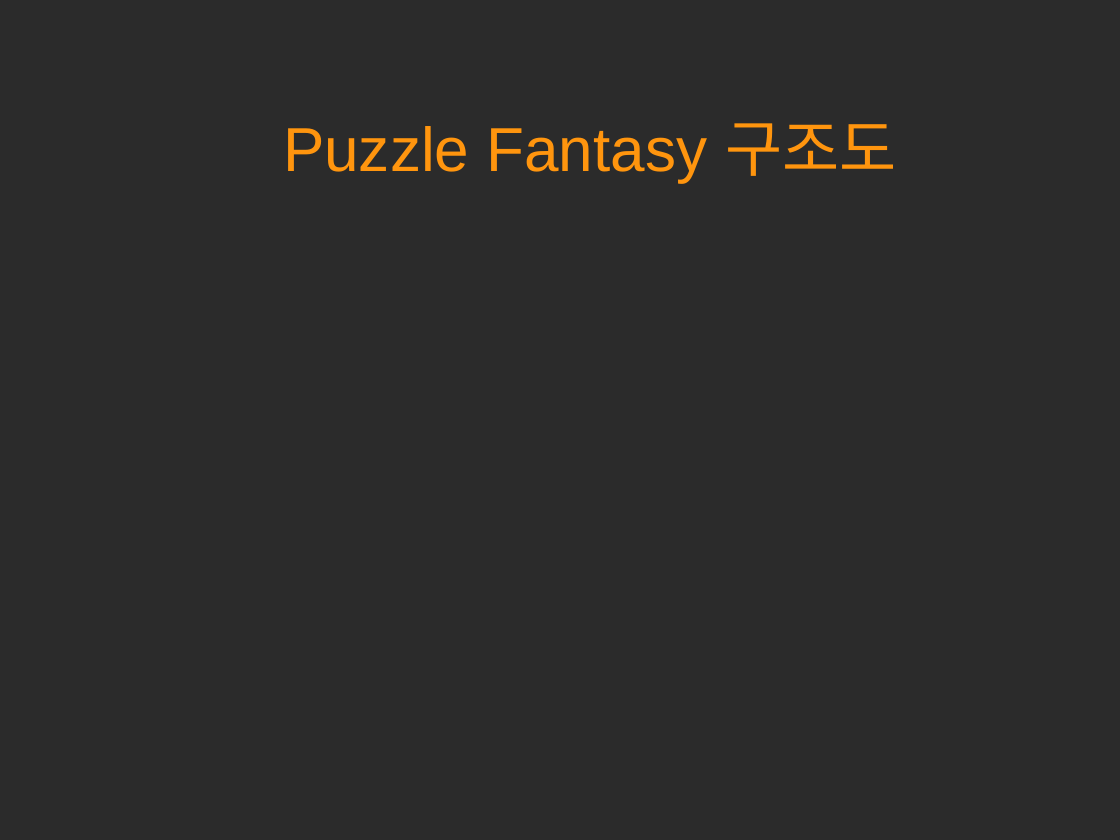
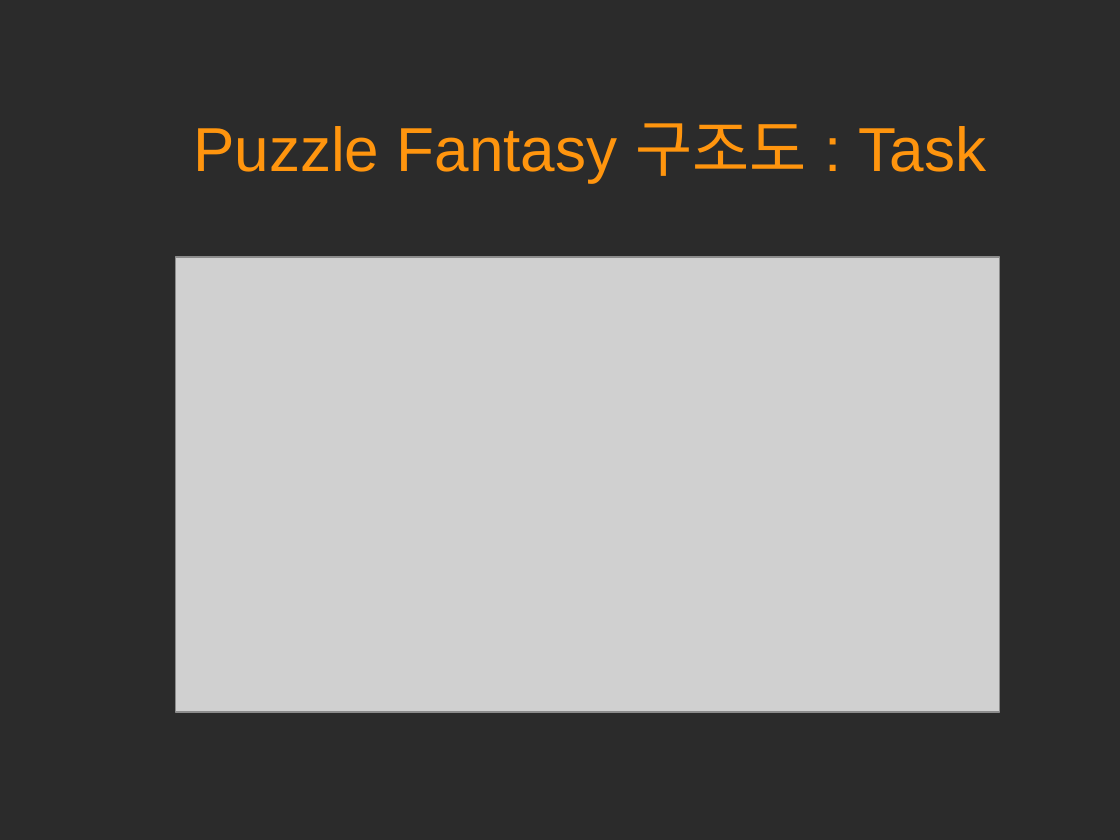
Before and after one commit to hl1itj/Team3, a slide deck: slide 5 of doc/term project 발표자료.odp. Drawn at 1120x840 pixels with LibreOffice and Linux fonts; fonts in the diff are those of the drawing; grey boxes stand for pictures; background and template pictures are left out; a plain dark background stands for a picture behind light text. Boxes give left, top, right and bottom in pixels: in the first picture for what was removed or moved away, otherwise in the second. Text is boxed around its words. In the diff, an @@ line names an element or a change of style, - is before the commit and + after.

```diff
--- a/doc/term project 발표자료.odp
+++ b/doc/term project 발표자료.odp
@@ title at (193, 123, 987, 182): text changed @@
-Puzzle Fantasy 구조도
+Puzzle Fantasy 구조도 : Task
@@ picture added at (176, 257, 1000, 712) @@
```
Also in this commit, not shown: 4 other slides changed, 3 slides added, 3 other files.
